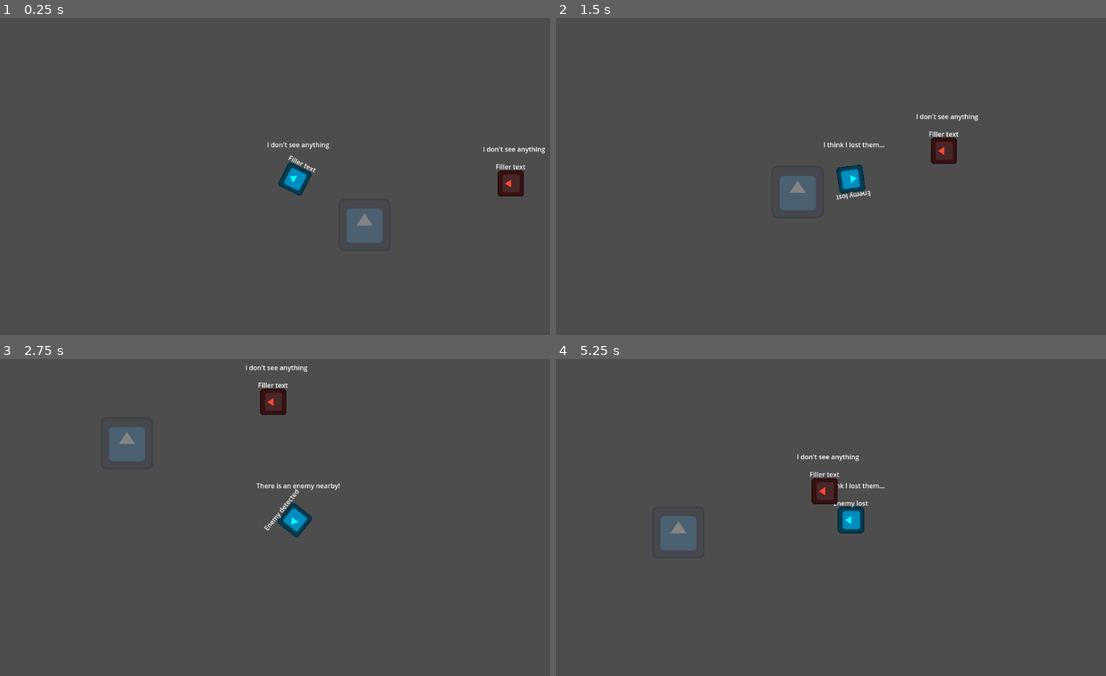
Above: before the commit, frames 1-4 (two rows, left to right).
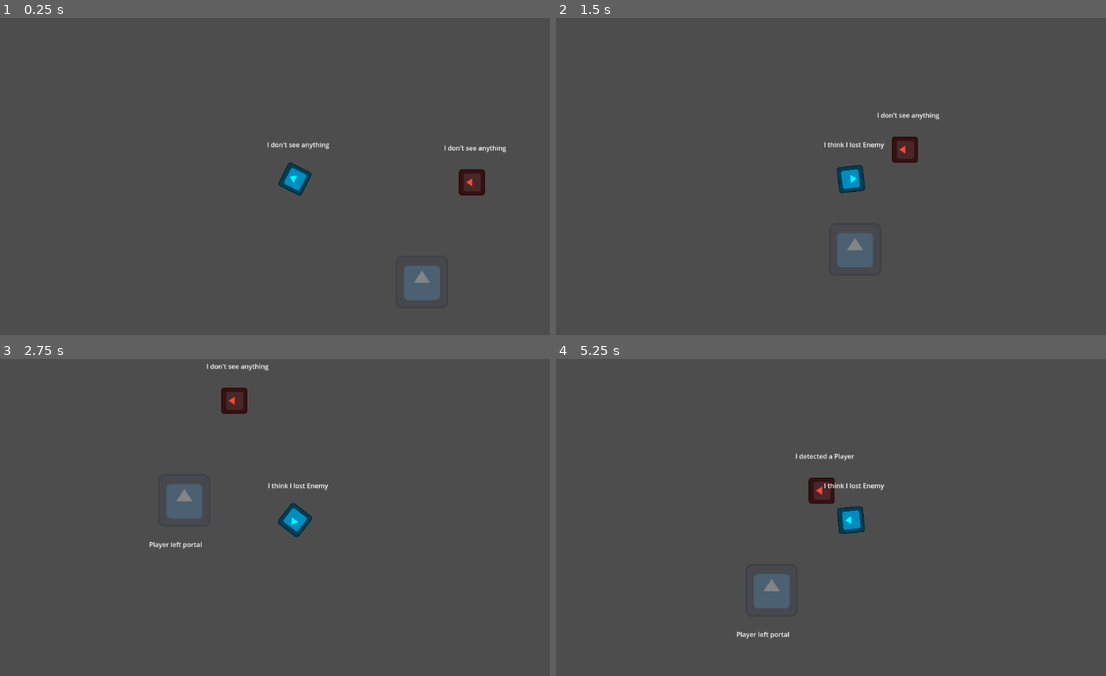
Above: after the commit, the same moments.

Repository: haladrias/godot_wild_jam_82_project
Game: Godot game, scene res://scenes/main.tscn
Same seed, same stepped clock (60 frames per second), same inputs: the game is played once before the commit and once after it. The engine's default icon, where the game draws it, is replaced by a stand-in: a white triangle on a blue panel in a dark square.
Inputs (mouse positions are in pixels of both pictures, inside the frame that each line leads up to):
- Up to frame 1 (0.25 s): no input
- Up to frame 2 (1.5 s): tap Enter at 0.5 s; move the mouse to (979, 163) at 0.52 s; hold D (move_right) 0.53-1.28 s; move the mouse to (732, 195) at 1.27 s; hold S (move_down) from 1.28 s (still down)
- Up to frame 3 (2.75 s): move the mouse to (352, 447) at 2.02 s; release S (move_down) at 2.03 s; hold D (move_right) from 2.03 s (still down)
- Up to frame 4 (5.25 s): move the mouse to (820, 587) at 2.77 s; release D (move_right) at 2.78 s; hold W (move_up) 2.78-3.53 s; move the mouse to (1029, 568) at 3.52 s; hold A (move_left) 3.53-5.03 s; tap Space at 4.25 s; move the mouse to (671, 469) at 4.27 s; tap Enter at 5 s; move the mouse to (880, 520) at 5.02 s; hold S (move_down) from 5.03 s (still down)

The runs differ from the first frame. In frame 1, 2.5% of the frame differs, in the area x 52-100%, y 40-90%; in frame 2, 2.6%; in frame 3, 2.8%, in the area x 19-62%, y 1-60%; in frame 4, 2.0%.

Commit message:
Refactor: Replace temp_player with Player entity and improve detection
This commit refactors the player character by replacing the `temp_player` scene and script with a more robust `Player` entity. This change includes:

-   Renaming `temp_player.tscn` and `temp_player.gd` to `player.tscn` and `player.gd` respectively.
-   Creating a base `Entity` class that both `Player` and `Enemy` now inherit from.
-   Updating the `Game` scene to use the new `Player` entity.
-   Adjusting the `DetectionComponent` to emit signals with the detected `PhysicsBody2D` rather than the `Area2D`.
-   Removing the debug label from the `DetectionComponent` and relying on signals for external debugging.
-   Adding collision layers and masks to the `Enemy` and `Portal` scenes for improved collision detection.
-   Improving view cone detection by performing FOV checks on overlapping bodies.
-   Removing unused signals from `signal_bus.gd`.
-   Adding Player and Enemy detection layers to project settings.

These changes improve the structure of the project, enhance detection capabilities, and pave the way for more advanced gameplay mechanics.

Diff:
--- a/project.godot
+++ b/project.godot
@@ -58,6 +58,11 @@
 ]
 }
 
+[layer_names]
+
+2d_physics/layer_7="PlayerDetection"
+2d_physics/layer_8="EnemyDetection"
+
 [rendering]
 
 renderer/rendering_method="gl_compatibility"
--- a/scenes/detection_component.tscn
+++ b/scenes/detection_component.tscn
@@ -7,37 +7,27 @@
 
 [node name="DetectionComponent" type="Node2D"]
 script = ExtResource("1_dvnaf")
-cone_resolution = 6
+cone_resolution = 3
+cone_radius = 350.0
 
 [node name="ViewCone" type="Area2D" parent="." groups=["ViewCone"]]
+collision_layer = 128
+collision_mask = 128
+monitorable = false
 
 [node name="CollisionPolygon2D" type="CollisionPolygon2D" parent="ViewCone"]
-polygon = PackedVector2Array(0, 0, 212.132, -212.132, 259.808, -150, 289.778, -77.6457, 300, 0, 289.778, 77.6457, 259.808, 150, 212.132, 212.132)
+polygon = PackedVector2Array(0, 0, 247.487, -247.487, 338.074, -90.5867, 338.074, 90.5867, 247.487, 247.487)
 
 [node name="ProximityArea" type="Area2D" parent="."]
+visible = false
+collision_layer = 128
+collision_mask = 128
+monitorable = false
 
 [node name="CollisionShape2D" type="CollisionShape2D" parent="ProximityArea"]
 shape = SubResource("CircleShape2D_dvnaf")
 debug_color = Color(0, 0.6, 0.701961, 0.0784314)
 
-[node name="DebugLabel" type="RichTextLabel" parent="."]
-anchors_preset = 7
-anchor_left = 0.5
-anchor_top = 1.0
-anchor_right = 0.5
-anchor_bottom = 1.0
-offset_left = -112.0
-offset_top = -53.0
-offset_right = 112.0
-offset_bottom = -30.0
-grow_horizontal = 2
-grow_vertical = 0
-size_flags_horizontal = 4
-text = "Filler text"
-fit_content = true
-horizontal_alignment = 1
-vertical_alignment = 1
-
 [connection signal="area_entered" from="ViewCone" to="." method="view_cone_detected"]
 [connection signal="area_exited" from="ViewCone" to="." method="view_cone_no_longer_detected"]
 [connection signal="area_entered" from="ProximityArea" to="." method="proximity_detected"]
--- a/scenes/enemy.tscn
+++ b/scenes/enemy.tscn
@@ -13,6 +13,7 @@
 size = Vector2(64, 64)
 
 [node name="Enemy" type="CharacterBody2D" node_paths=PackedStringArray("input_component", "movement_component", "detection_component") groups=["Enemy"]]
+collision_layer = 129
 script = ExtResource("1_c4w8v")
 input_component = NodePath("InputComponent")
 movement_component = NodePath("MovementComponent")
@@ -28,9 +29,12 @@
 texture = ExtResource("2_smlvt")
 
 [node name="DetectionComponent" parent="CollisionShape2D" instance=ExtResource("5_ujyba")]
-faction = 1
+cone_resolution = 20
+cone_radius = 300.0
 
 [node name="Area2D" type="Area2D" parent="CollisionShape2D/DetectionComponent" groups=["Detectable", "Enemy"]]
+collision_layer = 128
+collision_mask = 128
 
 [node name="CollisionShape2D" type="CollisionShape2D" parent="CollisionShape2D/DetectionComponent/Area2D"]
 shape = SubResource("RectangleShape2D_j5nhj")
--- a/scenes/game.tscn
+++ b/scenes/game.tscn
@@ -1,17 +1,17 @@
 [gd_scene load_steps=5 format=3 uid="uid://cmcew2vdcolxx"]
 
 [ext_resource type="Script" uid="uid://cegftdf7anhca" path="res://scripts/game.gd" id="1_uwrxv"]
-[ext_resource type="PackedScene" uid="uid://cglaqk4lp80eb" path="res://scenes/temp_player.tscn" id="2_lnu2h"]
+[ext_resource type="PackedScene" uid="uid://cglaqk4lp80eb" path="res://scenes/player.tscn" id="2_lnu2h"]
 [ext_resource type="PackedScene" uid="uid://cso26riovh3dl" path="res://scenes/portal.tscn" id="3_lbhrr"]
 [ext_resource type="PackedScene" uid="uid://53qwx4khf5fi" path="res://scenes/enemy.tscn" id="4_lbhrr"]
 
 [node name="Game" type="Node2D"]
 script = ExtResource("1_uwrxv")
 
-[node name="TempPlayer" parent="." instance=ExtResource("2_lnu2h")]
-position = Vector2(372, 188)
-
 [node name="Portal" parent="." instance=ExtResource("3_lbhrr")]
 
 [node name="Enemy" parent="." instance=ExtResource("4_lbhrr")]
-position = Vector2(899, 199)
+position = Vector2(664, 56)
+
+[node name="Player" parent="." instance=ExtResource("2_lnu2h")]
+position = Vector2(232, 48)
--- a/scenes/temp_player.tscn
+++ b/scenes/player.tscn
@@ -1,10 +1,10 @@
 [gd_scene load_steps=8 format=3 uid="uid://cglaqk4lp80eb"]
 
-[ext_resource type="Script" uid="uid://detbyyynrens2" path="res://scripts/temp_player.gd" id="1_qc3fp"]
-[ext_resource type="Texture2D" uid="uid://u5lgy7gvemfw" path="res://assets/icon.svg" id="2_smlvt"]
-[ext_resource type="PackedScene" uid="uid://e2ounky2keb5" path="res://scenes/input_component.tscn" id="3_j5nhj"]
-[ext_resource type="PackedScene" uid="uid://d0hnxsi4dimdg" path="res://scenes/movement_component.tscn" id="4_ujyba"]
-[ext_resource type="PackedScene" uid="uid://bwyv3npu3jfpg" path="res://scenes/detection_component.tscn" id="5_ujyba"]
+[ext_resource type="Script" uid="uid://detbyyynrens2" path="res://scripts/player.gd" id="1_qlg0r"]
+[ext_resource type="Texture2D" uid="uid://u5lgy7gvemfw" path="res://assets/icon.svg" id="2_tuyoq"]
+[ext_resource type="PackedScene" uid="uid://bwyv3npu3jfpg" path="res://scenes/detection_component.tscn" id="3_fjrip"]
+[ext_resource type="PackedScene" uid="uid://e2ounky2keb5" path="res://scenes/input_component.tscn" id="4_smehm"]
+[ext_resource type="PackedScene" uid="uid://d0hnxsi4dimdg" path="res://scenes/movement_component.tscn" id="5_ur7pv"]
 
 [sub_resource type="RectangleShape2D" id="RectangleShape2D_h0i82"]
 size = Vector2(64, 64)
@@ -12,8 +12,9 @@
 [sub_resource type="RectangleShape2D" id="RectangleShape2D_j5nhj"]
 size = Vector2(64, 64)
 
-[node name="TempPlayer" type="CharacterBody2D" node_paths=PackedStringArray("input_component", "movement_component", "detection_component") groups=["Player"]]
-script = ExtResource("1_qc3fp")
+[node name="Player" type="CharacterBody2D" node_paths=PackedStringArray("input_component", "movement_component", "detection_component") groups=["Player"]]
+collision_layer = 129
+script = ExtResource("1_qlg0r")
 input_component = NodePath("InputComponent")
 movement_component = NodePath("MovementComponent")
 detection_component = NodePath("CollisionShape2D/DetectionComponent")
@@ -25,18 +26,21 @@
 self_modulate = Color(0, 1, 1, 1)
 rotation = -1.5708
 scale = Vector2(0.5, 0.5)
-texture = ExtResource("2_smlvt")
+texture = ExtResource("2_tuyoq")
 
-[node name="DetectionComponent" parent="CollisionShape2D" instance=ExtResource("5_ujyba")]
+[node name="DetectionComponent" parent="CollisionShape2D" instance=ExtResource("3_fjrip")]
+cone_resolution = 10
 
 [node name="Area2D" type="Area2D" parent="CollisionShape2D/DetectionComponent" groups=["Player"]]
+collision_layer = 131
+collision_mask = 129
 
 [node name="CollisionShape2D" type="CollisionShape2D" parent="CollisionShape2D/DetectionComponent/Area2D"]
 shape = SubResource("RectangleShape2D_j5nhj")
 
-[node name="InputComponent" parent="." instance=ExtResource("3_j5nhj")]
+[node name="InputComponent" parent="." instance=ExtResource("4_smehm")]
 
-[node name="MovementComponent" parent="." instance=ExtResource("4_ujyba")]
+[node name="MovementComponent" parent="." instance=ExtResource("5_ur7pv")]
 
 [node name="Camera2D" type="Camera2D" parent="."]
 zoom = Vector2(0.8, 0.8)
--- a/scenes/portal.tscn
+++ b/scenes/portal.tscn
@@ -17,6 +17,7 @@
 
 [node name="Area2D" type="Area2D" parent="." groups=["Portal"]]
 position = Vector2(542, 300)
+collision_mask = 2
 
 [node name="CollisionShape2D" type="CollisionShape2D" parent="Area2D"]
 shape = SubResource("RectangleShape2D_d4jfq")
--- a/scripts/detection_component.gd
+++ b/scripts/detection_component.gd
@@ -1,44 +1,87 @@
 @tool
 extends Node2D
 class_name DetectionComponent
-signal proximity_detection_triggered
-signal proximity_detection_stopped
-signal view_cone_detection_triggered
-signal view_cone_detection_stopped
+
+signal view_cone_detection_triggered(body: PhysicsBody2D)
+signal view_cone_detection_stopped(body: PhysicsBody2D)
+## Proximity signals to be used for optimization; only begin rapid polling when entering the proximity area
+# signal proximity_detection_triggered
+# signal proximity_detection_stopped
 
 
 @export var faction: GlobalConstants.FactionType
-@onready var debug_label: RichTextLabel = $DebugLabel
 @onready var view_cone: Area2D = $ViewCone
 @onready var proximity_area: Area2D = $ProximityArea
-@onready var is_detecting: bool = false
 @onready var collision_polygon_2d: CollisionPolygon2D = $ViewCone/CollisionPolygon2D
-var cone_direction: Vector2
+
+# This dictionary will store the bodies we are currently detecting in our FOV.
+# We use a dictionary for fast lookups. The value can be `true` or the body itself.
+var _bodies_in_fov: Dictionary = {}
+
 
 @export_group("ViewCone Properties")
-@export var cone_resolution: int = 20:
+@export var cone_resolution: int = 5:
 	set(value):
 		cone_resolution = max(value, 3)
 		if is_node_ready():
 			set_view_cone_polygon()
-			print("Cone resolution updated to: " + str(cone_resolution))
 
 @export_range(100.0, 1000.0, 50.0) var cone_radius: float = 300.0:
 	set(value):
 		cone_radius = value
-		# If the node is ready, update the shape.
 		if is_node_ready():
 			set_view_cone_polygon()
-			print("Cone length updated to: " + str(cone_radius))
 
-@export_range(5.0, 360.0, 5.0) var cone_angle: float = 90.0:
+## The angle of the cone in degrees. NOTE: max value is 300. Default 90, min 5.
+@export_range(5.0, 300.0, 5.0) var cone_angle: float = 90.0:
 	set(value):
-		cone_angle = clamp(value, 20.0, 360.0)
-		# If the node is ready, update the shape.
+		cone_angle = clamp(value, 20.0, 300.0)
 		if is_node_ready():
 			set_view_cone_polygon()
-			print("Cone angle updated to: " + str(cone_angle))
 
+
+func _physics_process(_delta: float) -> void:
+	# TODO: Optimize by adding logic to only run view_cone_detection() when an entity is in the proximity area
+	view_cone_detection()
+
+
+func view_cone_detection():
+	# Ignore logic if the game is running in the editor
+	if Engine.is_editor_hint():
+		return
+
+	# This dictionary will hold all bodies that are valid targets THIS frame.
+	var current_bodies_in_fov: Dictionary = {}
+
+	# Get all bodies currently inside the cone's physical Area2D shape.
+	var overlapping_bodies = view_cone.get_overlapping_bodies()
+
+	# Loop through them and perform FOV check.
+	for body in overlapping_bodies:
+		#? Add a check to filter by faction or group membership
+		var direction_to_target = global_position.direction_to(body.global_position)
+		var forward_vector = global_transform.x
+		var facing_ratio = forward_vector.dot(direction_to_target)
+		var fov_ratio = cos(deg_to_rad(cone_angle / 2.0))
+		# If the body passes the FOV check, add it to the list of current detections.
+		if facing_ratio > fov_ratio:
+			current_bodies_in_fov[body] = true
+
+	# Check for newly detected bodies
+	for body in current_bodies_in_fov:
+		if not _bodies_in_fov.has(body):
+			# New detection if body is in the current list but wasn't in the previous frame's.
+			print("NEW DETECTION: ", body.name)
+			view_cone_detection_triggered.emit(body)
+
+	# Check for lost bodies
+	for body in _bodies_in_fov:
+		if not current_bodies_in_fov.has(body):
+			print("LOST SIGHT OF: ", body.name)
+			view_cone_detection_stopped.emit(body)
+
+	# Update state for the next frame.
+	_bodies_in_fov = current_bodies_in_fov
 
 
 func _ready() -> void:
@@ -46,19 +89,7 @@
 	set_faction_groups()
 
 
-func set_faction_groups():
-	match faction:
-		GlobalConstants.FactionType.Player:
-			view_cone.add_to_group("PlayerDetector")
-			proximity_area.add_to_group("PlayerDetector")
-		GlobalConstants.FactionType.Enemy:
-			view_cone.add_to_group("EnemyDetector")
-			proximity_area.add_to_group("EnemyDetector")
-
-
-
 func set_view_cone_polygon():
-# This function uses cone_radius and cone_angle to create a polygon to use as the view cone collider.
 	if not is_node_ready():
 		return
 	var polygon_points: Array[Vector2] = [Vector2.ZERO]
@@ -72,43 +103,12 @@
 	collision_polygon_2d.polygon = polygon_points
 
 
-func set_view_cone_rotation(direction):
-	look_at(direction)
-	cone_direction = direction
-
-
-func view_cone_detected(area: Area2D):
-	# TODO: Trigger seen behaviour
-	is_detecting = true
-	var direction = global_position.direction_to(area.global_position)
-	var facing_ratio = cone_direction.dot(direction)
-	var fov_ratio = cos(deg_to_rad(70))
-	if facing_ratio > fov_ratio:
-		match faction:
-			GlobalConstants.FactionType.Player:
-				if area.is_in_group("Enemy"):
-					DebugTools.update_debug_label(debug_label,"Enemy detected")
-					view_cone_detection_triggered.emit(area, is_detecting)
-			GlobalConstants.FactionType.Enemy:
-				if area.is_in_group("Player"):
-					print("Player detected")
-					view_cone_detection_triggered.emit(area, is_detecting)
-	else:
-		print("Not in field of vision")
-
-
-func view_cone_no_longer_detected(area: Area2D):
-	is_detecting = false
-	if area.is_in_group("Enemy"):
-		view_cone_detection_stopped.emit(area, is_detecting)
-		DebugTools.update_debug_label(debug_label,"Enemy lost")
-
-
-func proximity_detected(area: Area2D):
-	is_detecting = true
-	proximity_detection_triggered.emit(area, is_detecting)
-
-
-func proximity_no_longer_detected(area: Area2D):
-	is_detecting = false
-	proximity_detection_stopped.emit(area, is_detecting)
+func set_faction_groups():
+	# Can use this to filter out bodies based on factions defined in GlobalConstants.gd (based on group membership)
+	match faction:
+		GlobalConstants.FactionType.Player:
+			view_cone.add_to_group("PlayerDetector")
+			proximity_area.add_to_group("PlayerDetector")
+		GlobalConstants.FactionType.Enemy:
+			view_cone.add_to_group("EnemyDetector")
+			proximity_area.add_to_group("EnemyDetector")
--- a/scripts/enemy.gd
+++ b/scripts/enemy.gd
@@ -1,28 +1,14 @@
-extends CharacterBody2D
-@export var input_component: InputComponent
-@export var movement_component: MovementComponent
-@export var detection_component: DetectionComponent
-@onready var debug_label: RichTextLabel = $DebugLabel
-@onready var entity: CollisionShape2D = $CollisionShape2D
+class_name Enemy extends Entity
 
 func _ready() -> void:
 	#detection_component.proximity_detection_triggered.connect(panic)
-	detection_component.view_cone_detection_triggered.connect(was_detected)
+	detection_component.view_cone_detection_triggered.connect(detected)
 	detection_component.view_cone_detection_stopped.connect(not_detected)
 	DebugTools.update_debug_label(debug_label, "I don't see anything")
 	pass
 
 func _process(_delta):
-	#detection_component.set_view_cone_rotation(input_component.get_mouse_location())
-	#entity.look_at(input_component.get_mouse_location())
-	#move_and_slide()
+	# TODO: parameters to pass into handle_movement should be self, and some other direction as determined by pathfinding
+	#movement_component.handle_movement(self, input_component.get_input_direction())
+	# move_and_slide()
 	return
-
-func was_detected(_area: Area2D, is_detecting: bool):
-	if is_detecting:
-		DebugTools.update_debug_label(debug_label, "I've been seen!")
-
-
-func not_detected(_area: Area2D, is_detecting: bool):
-	if !is_detecting:
-		DebugTools.update_debug_label(debug_label, "I'm no longer seen!")
--- /dev/null
+++ b/scripts/entity.gd
@@ -0,0 +1,20 @@
+class_name Entity extends CharacterBody2D
+@export var input_component: InputComponent
+@export var movement_component: MovementComponent
+@export var detection_component: DetectionComponent
+@onready var debug_label: RichTextLabel = $DebugLabel
+@onready var entity: CollisionShape2D = $CollisionShape2D
+
+
+func _ready() -> void:
+	detection_component.view_cone_detection_triggered.connect(detected)
+	detection_component.view_cone_detection_stopped.connect(not_detected)
+	DebugTools.update_debug_label(debug_label, "I don't see anything")
+
+
+func detected(body):
+	DebugTools.update_debug_label(debug_label, "I detected a " + body.name)
+
+
+func not_detected(body):
+	DebugTools.update_debug_label(debug_label, "I think I lost " + body.name)
--- /dev/null
+++ b/scripts/player.gd
@@ -0,0 +1,7 @@
+class_name Player extends Entity
+
+func _physics_process(_delta):
+	movement_component.handle_movement(self, input_component.get_input_direction())
+	move_and_slide()
+	entity.look_at(input_component.get_mouse_location())
+	return
--- a/scripts/signal_bus.gd
+++ b/scripts/signal_bus.gd
@@ -3,6 +3,3 @@
 signal player_entered_portal # Can be used to kick off UI changes, enemy behaviour, rescue timerq
 signal player_exited_portal
 signal portal_timer_completed
-
-
-# Debug signals
--- a/scripts/temp_player.gd
+++ /dev/null
@@ -1,34 +0,0 @@
-extends CharacterBody2D
-@export var input_component: InputComponent
-@export var movement_component: MovementComponent
-@export var detection_component: DetectionComponent
-@onready var debug_label: RichTextLabel = $DebugLabel
-@onready var entity: CollisionShape2D = $CollisionShape2D
-
-
-func _ready() -> void:
-	detection_component.proximity_detection_triggered.connect(detected)
-	detection_component.proximity_detection_stopped.connect(not_detected)
-	detection_component.view_cone_detection_triggered.connect(detected)
-	detection_component.view_cone_detection_stopped.connect(not_detected)
-	DebugTools.update_debug_label(debug_label, "I don't see anything")
-
-
-func _process(_delta):
-	movement_component.handle_movement(self, input_component.get_input_direction())
-	detection_component.set_view_cone_rotation(input_component.get_mouse_location())
-	entity.look_at(input_component.get_mouse_location())
-	move_and_slide()
-	return
-
-
-func detected(area: Area2D, _is_detecting: bool):
-	if area.is_in_group("Enemy"):
-		DebugTools.update_debug_label(debug_label, "There is an enemy nearby!")
-	if area.is_in_group("Portal"):
-		DebugTools.update_debug_label(debug_label, "I need to stay here to activate the portal!")
-
-
-func not_detected(area: Area2D, _is_detecting: bool):
-	if area.is_in_group("Enemy"):
-		DebugTools.update_debug_label(debug_label, "I think I lost them...")
Not shown, added: scripts/entity.gd.uid
Renamed: scripts/temp_player.gd.uid -> scripts/player.gd.uid
